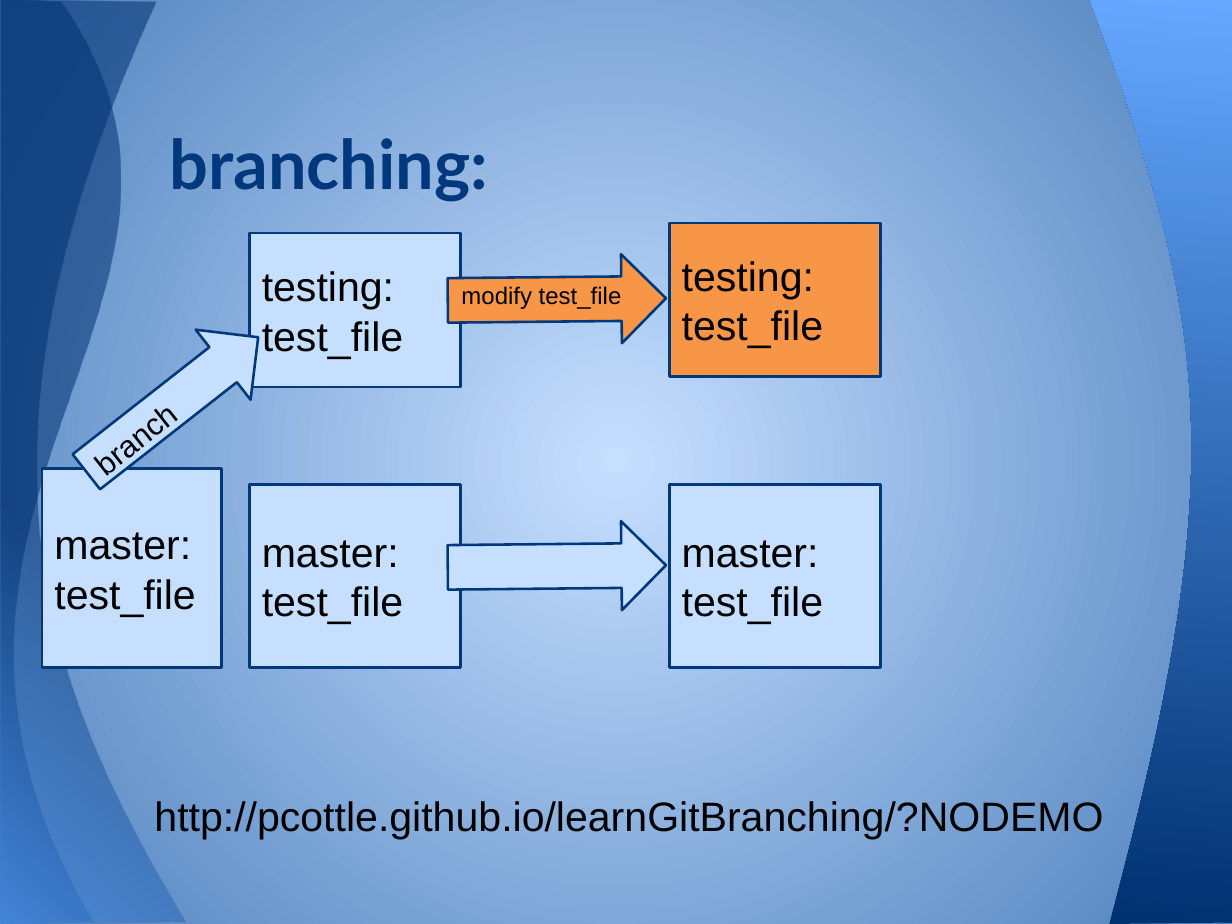
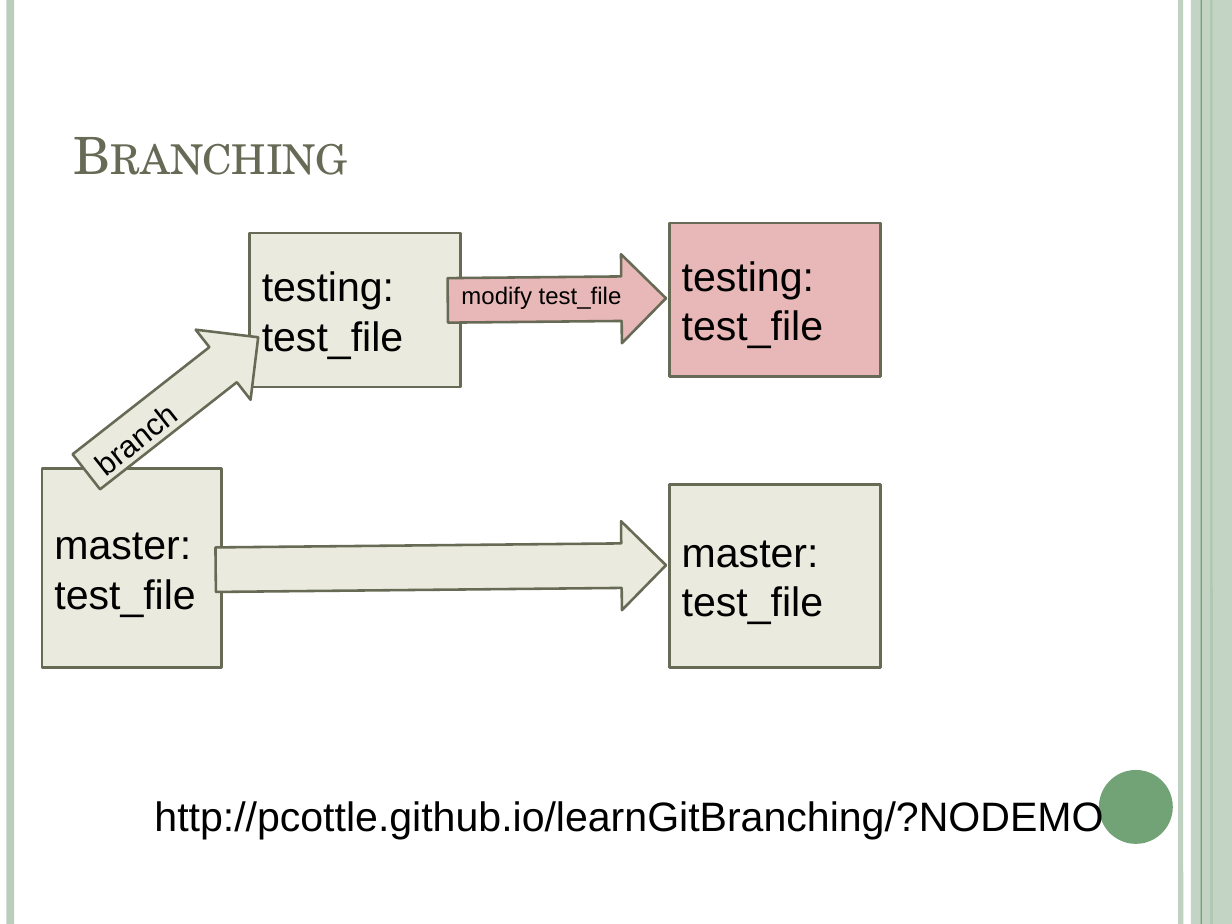
Before and after one commit to swcarpentry/DEPRECATED-boot-camps, a slide deck: slide 17 of 06-version-control-local/git_local.pptx (slide 27 before the commit). Drawn at 1232x924 pixels with LibreOffice and Linux fonts; fonts in the diff are those of the drawing. Boxes give left, top, right and bottom in pixels: in the first picture for what was removed or moved away, otherwise in the second. Text is boxed around its words. In the diff, an @@ line names an element or a change of style, - is before the commit and + after.

```diff
--- a/06-version-control-local/git_local.pptx
+++ b/06-version-control-local/git_local.pptx
@@ background gradient #C6DFFF to #4F81BD to #FFFFFF @@
@@ freeform shape removed at box(0, 0, 185, 924) @@
@@ freeform shape removed at box(0, 0, 267, 924) @@
@@ line added from (10, 0) to (10, 924), #BCCEBD 4.5 pt @@
@@ freeform shape removed at box(1090, 0, 1232, 924) @@
@@ line added from (1180, 0) to (1180, 924), #BCCEBD 3 pt @@
@@ rectangle added at box(1191, 0, 1232, 924), fill #BCCEBD at 87% opacity @@
@@ line added from (1201, 0) to (1201, 924), #72A376 0.75 pt @@
@@ line added from (1211, 0) to (1211, 924), #72A376 1.5 pt @@
@@ title at box(170, 138, 488, 201): text changed; size 40 to 30 pt; font Lato to TeX Gyre Schola; text colour #00387E to #676A55; bold off @@
-branching:
+Branching
@@ rectangle "testing:" at box(669, 223, 880, 377): fill #F79646 to #E8B7B7; outline #00387E 1.5 pt to #676A55 1.5 pt @@
@@ right arrow at box(447, 254, 666, 345): fill #F79646 to #E8B7B7; outline #00387E 1.5 pt to #676A55 1.5 pt @@
@@ fill #C6DFFF to #EAEBDE; outline #00387E 1.5 pt to #676A55 1.5 pt in 4 elements at box(42, 468, 222, 667), box(249, 233, 460, 387), box(669, 484, 880, 668), box(59, 302, 285, 506) @@
@@ rectangle removed at box(249, 484, 460, 668) @@
-master:
-test_file
@@ right arrow added at box(215, 520, 667, 613), fill #EAEBDE, outline #676A55 1.5 pt @@
@@ right arrow removed at box(447, 521, 666, 612) @@
@@ ellipse added at box(1099, 770, 1173, 844), fill #72A376 @@
```
Also in this commit, not shown: 11 other slides changed, 10 slides added, 18 slides removed, 1 other file.
